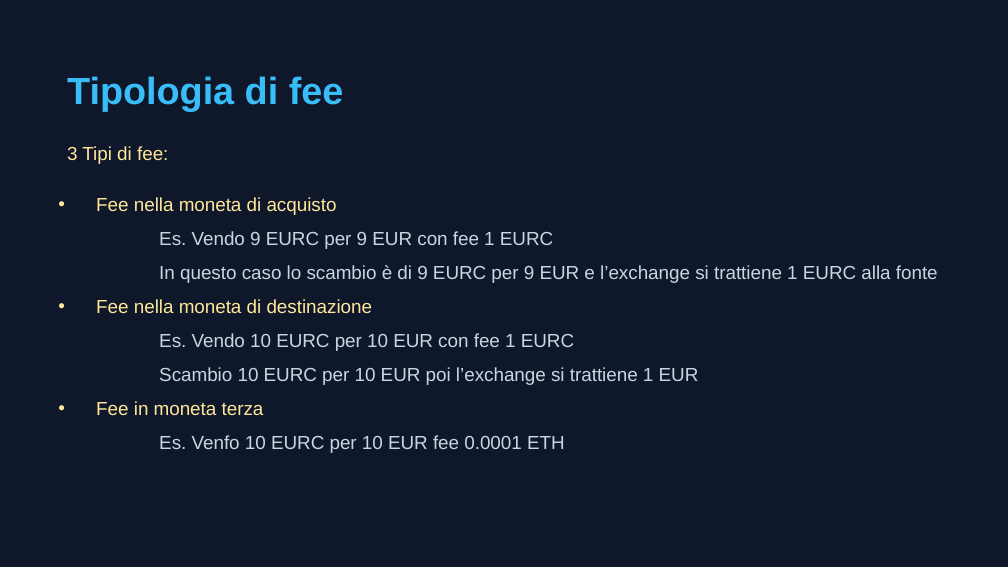
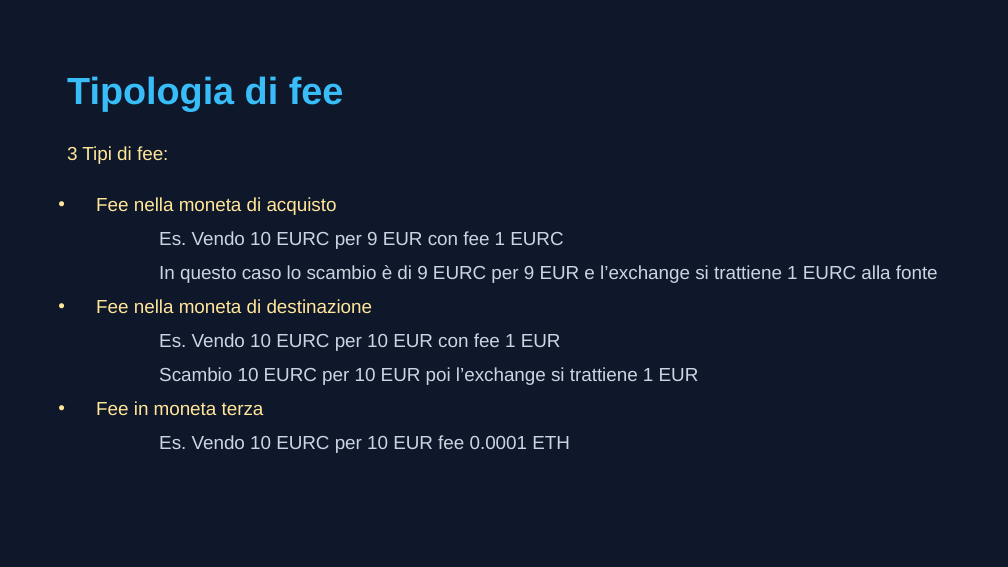
Before and after one commit to Lucapasselli/GiacenzeCrypto, a slide deck: slide 4 of Documentazione/Gestione delle fee.pptx. Drawn at 1008x567 pixels with LibreOffice and Linux fonts; fonts in the diff are those of the drawing. Boxes give left, top, right and bottom in pixels: in the first picture for what was removed or moved away, otherwise in the second. Text is boxed around its words. In the diff, an @@ line names an element or a change of style, - is before the commit and + after.

```diff
--- a/Documentazione/Gestione delle fee.pptx
+++ b/Documentazione/Gestione delle fee.pptx
@@ text at (x1=159, y1=231, x2=563, y2=249): text changed @@
-Es. Vendo 9 EURC per 9 EUR con fee 1 EURC
+Es. Vendo 10 EURC per 9 EUR con fee 1 EURC
@@ text at (x1=159, y1=333, x2=561, y2=351): text changed @@
-Es. Vendo 10 EURC per 10 EUR con fee 1 EURC
+Es. Vendo 10 EURC per 10 EUR con fee 1 EUR
@@ text at (x1=159, y1=435, x2=570, y2=453): text changed @@
-Es. Venfo 10 EURC per 10 EUR fee 0.0001 ETH
+Es. Vendo 10 EURC per 10 EUR fee 0.0001 ETH
```
Also in this commit, not shown: 5 other files.
